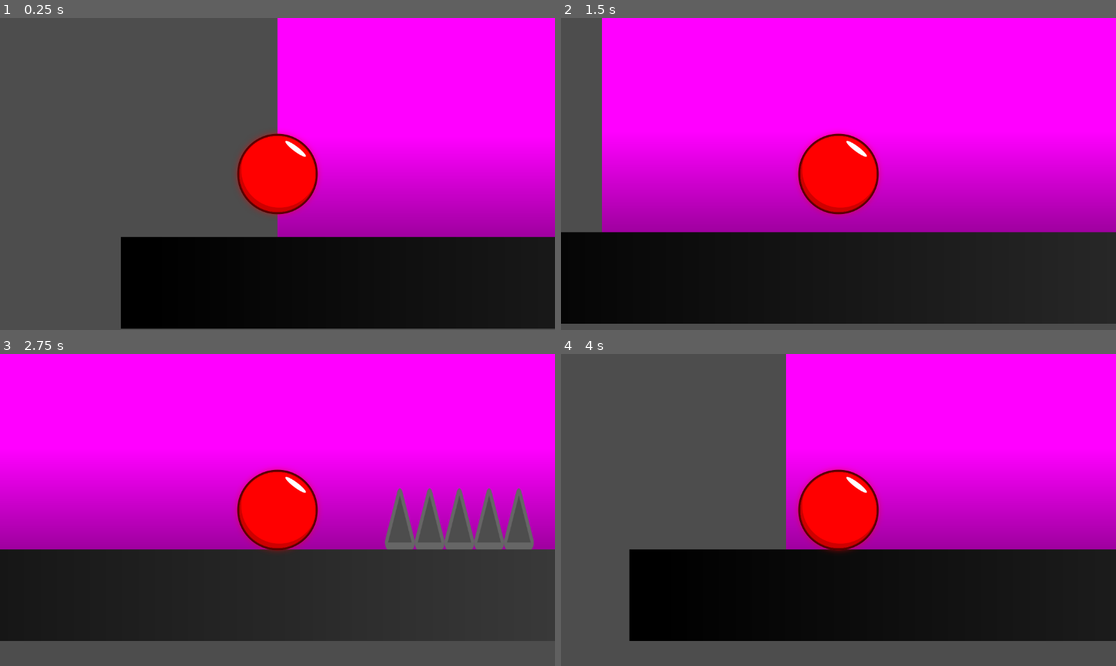
Above: before the commit, frames 1-4 (two rows, left to right).
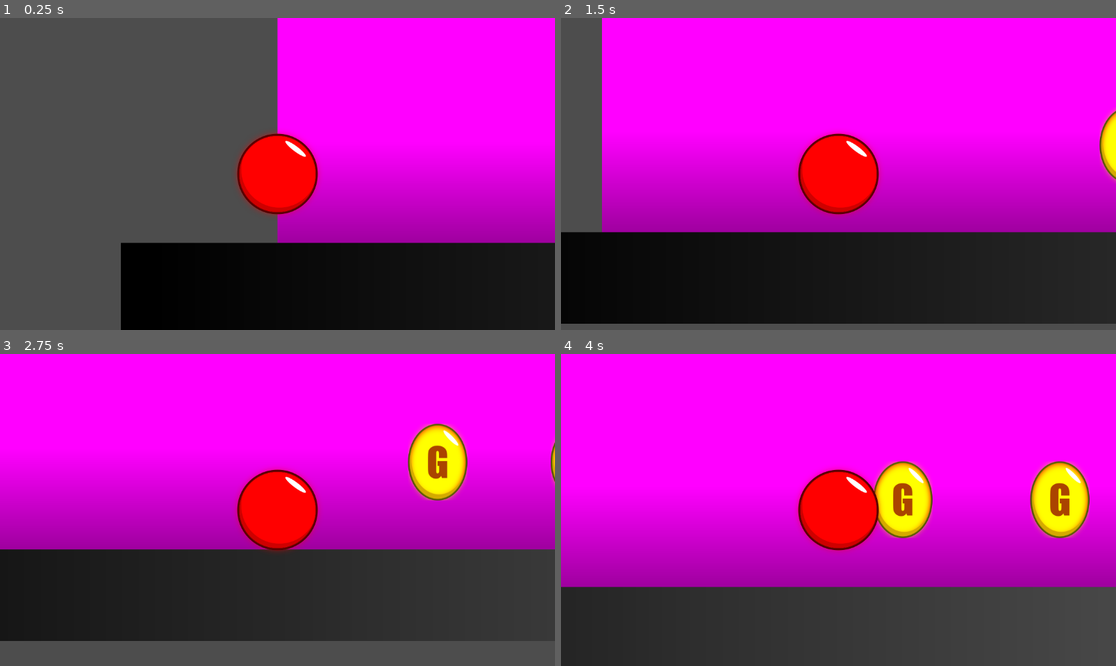
Above: after the commit, the same moments.

Repository: yurainteractive/project-orb
Game: Godot game, scene res://scenes/level/level_02.tscn
The game is run twice, just before and just after one commit, with the same random seed, the same clock (stepped at 60 frames per second) and the same inputs. This scene is started directly instead of the project's main scene.
Inputs:
- Up to frame 1 (0.25 s): no input
- Up to frame 2 (1.5 s): hold Right (move_right) from 0.53 s (still down); tap Space (jump) at 0.77 s
- Up to frame 3 (2.75 s): tap Space (jump) at 1.52 s; release Right (move_right) at 2.03 s; hold Left (move_left) from 2.03 s (still down)
- Up to frame 4 (4 s): release Left (move_left) at 2.78 s; hold Right (move_right) from 2.78 s (still down); tap Space (jump) at 3.02, 3.77 s

The runs differ from the first frame. In frame 1, 1.9% of the frame differs, in the area x 21-100%, y 70-100%; in frame 2, 0.5%; in frame 3, 5.6%; in frame 4, 70%, in the area x 0-100%, y 0-100%.

Commit message:
Level Flow and Scene transition with LevelManager Autoload Global

Diff:
--- a/orb-drawing-dump.svg
+++ b/orb-drawing-dump.svg
@@ -23,9 +23,9 @@
      inkscape:pagecheckerboard="0"
      inkscape:deskcolor="#d1d1d1"
      inkscape:document-units="mm"
-     inkscape:zoom="1.8116735"
-     inkscape:cx="-567.70714"
-     inkscape:cy="1015.3595"
+     inkscape:zoom="0.90583675"
+     inkscape:cx="-390.79889"
+     inkscape:cy="1118.855"
      inkscape:window-width="1600"
      inkscape:window-height="877"
      inkscape:window-x="-8"
@@ -126,7 +126,7 @@
        transform="matrix(1.0255248,0,0,0.28817299,-3.65135,153.65529)" />
     <path
        sodipodi:type="star"
-       style="opacity:1;fill:#4d4d4d;stroke:#666666;stroke-width:5.29167;stroke-linecap:round;stroke-linejoin:round;paint-order:markers stroke fill"
+       style="opacity:1;fill:#66ff00;stroke:#800080;stroke-width:5.29167;stroke-linecap:round;stroke-linejoin:round;paint-order:markers stroke fill"
        id="path2"
        inkscape:flatsided="true"
        sodipodi:sides="3"
@@ -140,7 +140,7 @@
        inkscape:randomized="0"
        d="m -24.222398,126.25424 -20.487791,0 10.243896,-17.74294 z"
        inkscape:transform-center-y="-6.1359516"
-       transform="matrix(0.90445869,0,0,2.0749505,265.42729,-59.000745)"
+       transform="matrix(0.90445869,0,0,2.0749505,-31.532049,67.473018)"
        inkscape:transform-center-x="-4.8185536e-06"
        inkscape:export-filename="assets\art\hazard-placeholder.png"
        inkscape:export-xdpi="96"
@@ -341,5 +341,26 @@
          style="fill:#aa4400;stroke:none;stroke-width:3.5336"
          x="-162.36174"
          y="274.17734">G</tspan></text>
+    <path
+       sodipodi:type="star"
+       style="opacity:1;fill:#66ff00;stroke:#800080;stroke-width:5.29167;stroke-linecap:round;stroke-linejoin:round;paint-order:markers stroke fill"
+       id="path8"
+       inkscape:flatsided="true"
+       sodipodi:sides="3"
+       sodipodi:cx="-34.466293"
+       sodipodi:cy="120.33993"
+       sodipodi:r1="11.828631"
+       sodipodi:r2="5.9143152"
+       sodipodi:arg1="0.52359878"
+       sodipodi:arg2="1.5707963"
+       inkscape:rounded="0"
+       inkscape:randomized="0"
+       d="m -24.222398,126.25424 -20.487791,0 10.243896,-17.74294 z"
+       inkscape:transform-center-y="6.1359564"
+       transform="matrix(-0.90445869,0,0,-2.0749505,-93.878736,554.59985)"
+       inkscape:transform-center-x="5.0965658e-06"
+       inkscape:export-filename="assets\art\checkpoint.png"
+       inkscape:export-xdpi="96"
+       inkscape:export-ydpi="96" />
   </g>
 </svg>
--- a/project.godot
+++ b/project.godot
@@ -14,6 +14,10 @@
 run/main_scene="uid://x1mr8a3hfw2r"
 config/features=PackedStringArray("4.6", "Mobile")
 config/icon="res://icon.svg"
+
+[autoload]
+
+LevelManager="*uid://dklfe17udf6nv"
 
 [global_group]
 
--- a/scenes/level/level.gd
+++ b/scenes/level/level.gd
@@ -32,6 +32,7 @@
 
 func _on_goal_reached() -> void:
 	print("Level Completed: ", level_id)
+	LevelManager.load_next_level()
 
 func spawn_player() -> void:
 	player = player_scene.instantiate()
@@ -58,4 +59,5 @@
 	collectible.queue_free()
 
 func _on_checkpoint_activated(checkpoint: Checkpoint) -> void :
+	print("Checkpoint Activated!")
 	active_spawn_position = checkpoint.global_position
--- a/scenes/level/level_01.tscn
+++ b/scenes/level/level_01.tscn
@@ -12,7 +12,8 @@
 position = Vector2(5331, -16)
 
 [node name="Hazard" parent="Hazards" parent_id_path=PackedInt32Array(1354401117) index="0" unique_id=1256310948 instance=ExtResource("2_83vdy")]
-position = Vector2(-1236, 119)
+position = Vector2(-1236, 143)
+scale = Vector2(0.6, 0.6)
 
 [node name="Collectible" parent="Collectibles" parent_id_path=PackedInt32Array(1509758315) index="0" unique_id=2108560587 instance=ExtResource("3_fql8k")]
 position = Vector2(-2286, -104)
--- a/scenes/level/level_02.tscn
+++ b/scenes/level/level_02.tscn
@@ -1,13 +1,23 @@
 [gd_scene format=3 uid="uid://3p46556hk552"]
 
 [ext_resource type="PackedScene" uid="uid://v6ng0og5twld" path="res://scenes/level/level_base.tscn" id="1_u3cpk"]
-[ext_resource type="PackedScene" uid="uid://d70egwiorlpr" path="res://scenes/world/hazard.tscn" id="2_56gcw"]
+[ext_resource type="PackedScene" uid="uid://7oi47gsyvw24" path="res://scenes/world/collectible.tscn" id="2_56gcw"]
 [ext_resource type="PackedScene" uid="uid://0w784v12faey" path="res://scenes/world/goal.tscn" id="3_5g03a"]
 
-[node name="Level02" unique_id=871908360 instance=ExtResource("1_u3cpk")]
+[node name="Level" unique_id=871908360 instance=ExtResource("1_u3cpk")]
 level_id = 2
 
-[node name="Hazard" parent="Hazards" parent_id_path=PackedInt32Array(1354401117) index="0" unique_id=1256310948 instance=ExtResource("2_56gcw")]
-position = Vector2(-1569, 118)
+[node name="Collectible" parent="Collectibles" parent_id_path=PackedInt32Array(1509758315) index="0" unique_id=2108560587 instance=ExtResource("2_56gcw")]
+position = Vector2(-1917, 0)
 
-[node name="Goal" parent="." index="4" unique_id=1317671728 instance=ExtResource("3_5g03a")]
+[node name="Collectible2" parent="Collectibles" parent_id_path=PackedInt32Array(1509758315) index="1" unique_id=136160181 instance=ExtResource("2_56gcw")]
+position = Vector2(-1614, 0)
+
+[node name="Collectible3" parent="Collectibles" parent_id_path=PackedInt32Array(1509758315) index="2" unique_id=277524740 instance=ExtResource("2_56gcw")]
+position = Vector2(-1318, 0)
+
+[node name="Collectible4" parent="Collectibles" parent_id_path=PackedInt32Array(1509758315) index="3" unique_id=365825556 instance=ExtResource("2_56gcw")]
+position = Vector2(-992, 0)
+
+[node name="Goal" parent="." index="5" unique_id=1317671728 instance=ExtResource("3_5g03a")]
+position = Vector2(215, 0)
--- a/scenes/world/goal.gd
+++ b/scenes/world/goal.gd
@@ -4,5 +4,7 @@
 signal level_completed
 
 func _on_body_entered(body: Node2D) -> void:
-	if body.is_in_group("Player"):
-		level_completed.emit()
+	if not body.is_in_group("Player"):
+		return
+
+	level_completed.emit()
--- a/scenes/world/world.tscn
+++ b/scenes/world/world.tscn
@@ -1,6 +1,6 @@
 [gd_scene format=3 uid="uid://cejrpty4d3bck"]
 
-[ext_resource type="PackedScene" uid="uid://v6ng0og5twld" path="res://scenes/level/level_base.tscn" id="1_dphjl"]
+[ext_resource type="PackedScene" uid="uid://dnr7rvgqulpxf" path="res://scenes/level/level_01.tscn" id="1_dphjl"]
 
 [node name="World" type="Node2D" unique_id=1858403825]
 
--- /dev/null
+++ b/scripts/world/level_manager.gd
@@ -0,0 +1,25 @@
+extends Node2D
+
+var current_level_id : int = 1
+
+var level_scenes: Array[PackedScene] = [
+	preload("res://scenes/level/level_01.tscn"),
+	preload("res://scenes/level/level_02.tscn")
+]
+
+func load_level(level_id:int) -> void :
+	if level_id < 1 or level_id > level_scenes.size() :
+		return
+
+	current_level_id = level_id
+
+	var  level_scene := level_scenes[level_id - 1]
+	get_tree().change_scene_to_packed(level_scene)
+
+func load_next_level() -> void :
+	var next_level_id := current_level_id + 1
+
+	if next_level_id > level_scenes.size():
+		return
+
+	load_level(next_level_id)
Not shown, added: scripts/world/level_manager.gd.uid
